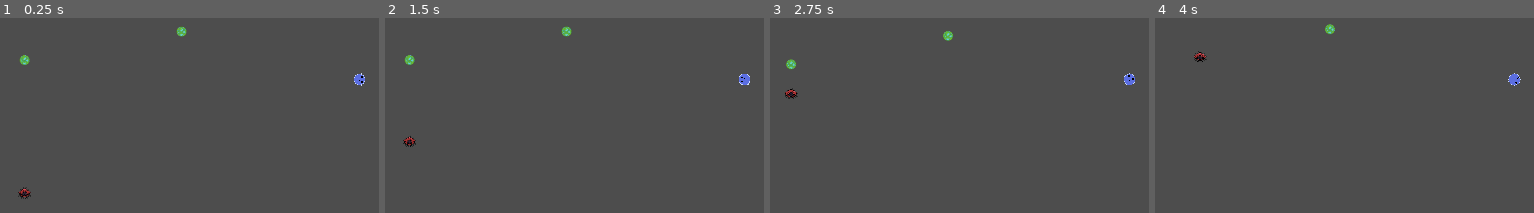
Above: before the commit, frames 1-4 (left to right).
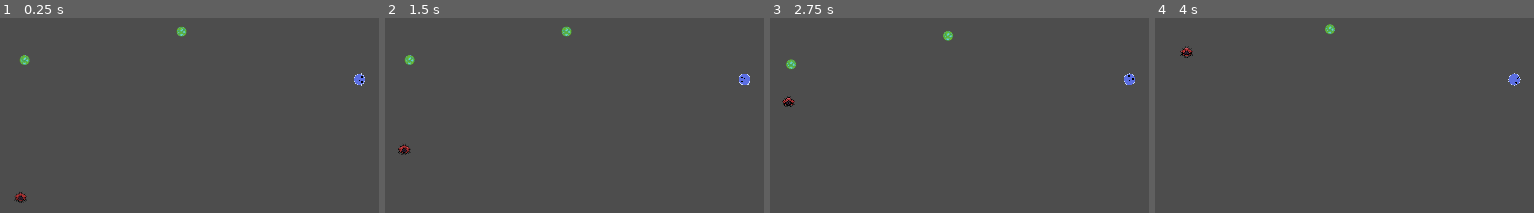
Above: after the commit, the same moments.

Repository: Ethan-D-S/primordial
Game: Godot game, scene res://main.tscn
The game is run twice, just before and just after one commit, with the same random seed, the same clock (stepped at 60 frames per second) and the same inputs.
Inputs (mouse positions are % of the whole screen's width and height, from its top left):
- Up to frame 1 (0.25 s): no input
- Up to frame 2 (1.5 s): tap Enter at 0.5 s; move the mouse to (71, 51) at 0.52 s; click (71, 51) at 0.6 s; move the mouse to (26, 63) at 1.27 s; click (26, 63) at 1.35 s
- Up to frame 3 (2.75 s): move the mouse to (58, 32) at 2.02 s; click (58, 32) at 2.1 s
- Up to frame 4 (4 s): move the mouse to (42, 80) at 2.77 s; click (42, 80) at 2.85 s; move the mouse to (79, 74) at 3.52 s; click (79, 74) at 3.6 s
The pictures show only the part of the screen within x 0-50%, y 41-91%; the shares and areas given below are measured in that part.

The runs differ from the first frame. In frame 1, 0.2% of the frame differs, in the area x 3-9%, y 86-95%; in frame 2, 0.2%; in frame 3, 0.2%; in frame 4, 0.2%, in the area x 6-14%, y 14-23%.

Commit message:
implemented more organic movement for wanderers

Diff:
--- a/wanderer.gd
+++ b/wanderer.gd
@@ -4,19 +4,31 @@
 var mass = 2
 var target: Node2D = null
 
+var run_timer: float = 0.0
+var run_duration: float = 0.0
+var current_direction = Vector2.UP
 
 
 func _physics_process(delta: float) -> void:
+	run_timer -= delta
+
 	if is_instance_valid(target):
-		#print("chasing: ", target.global_position)
-		# normalize position difference so that the vector will be no greater than 1
-		var direction = (target.global_position-global_position).normalized()
-		velocity = lerp(velocity, direction * speed, 10*delta)
-
+		# Bias direction toward target, but don't snap perfectly
+		var toward_target = (target.global_position - global_position).normalized()
+		current_direction = current_direction.lerp(toward_target, 0.15).normalized()
+		# Longer runs when chasing — less tumbling near food
+		if run_timer <= 0:
+			_start_new_run(true)
 	else:
 		target = find_target()
+		if run_timer <= 0:
+			_start_new_run(false)
 
+	velocity = lerp(velocity, current_direction * speed, 5 * delta)
 	move_and_slide()
+
+func _ready() -> void:
+	_start_new_run()
 
 # uses sight node
 func find_target() -> Node2D:
@@ -28,6 +40,18 @@
 			return area
 	# no targets
 	return null
+
+
+func _start_new_run(focused: bool = false) -> void:
+	if focused:
+		# Short pause then recommit — mostly keeps current direction
+		run_duration = randf_range(0.6, 1.2)
+		current_direction = current_direction.rotated(randf_range(-0.3, 0.3))
+	else:
+		# Tumble: longer pause, bigger random reorientation
+		run_duration = randf_range(0.3, 0.8)
+		current_direction = Vector2.from_angle(randf_range(0, TAU))
+	run_timer = run_duration
 
 
 func eat(mass_eaten):
--- a/wanderer.tscn
+++ b/wanderer.tscn
@@ -10,7 +10,7 @@
 radius = 396.556
 
 [sub_resource type="CircleShape2D" id="CircleShape2D_icjva"]
-radius = 15.0
+radius = 16.0
 
 [node name="Wanderer" type="CharacterBody2D"]
 script = ExtResource("1_icjva")
